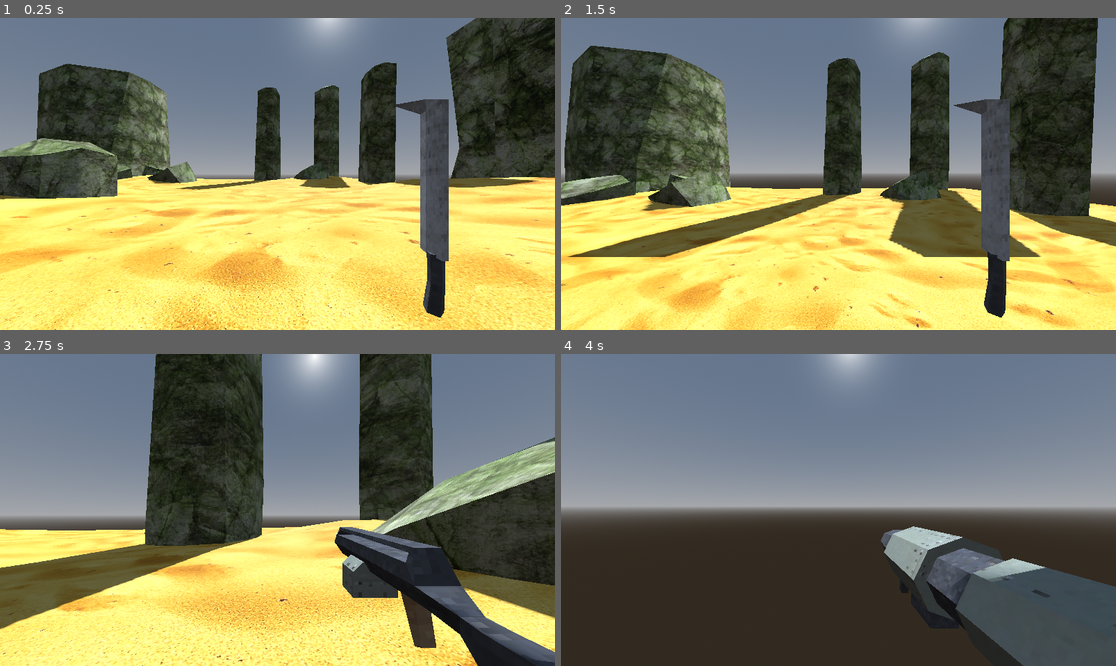
Above: before the commit, frames 1-4 (two rows, left to right).
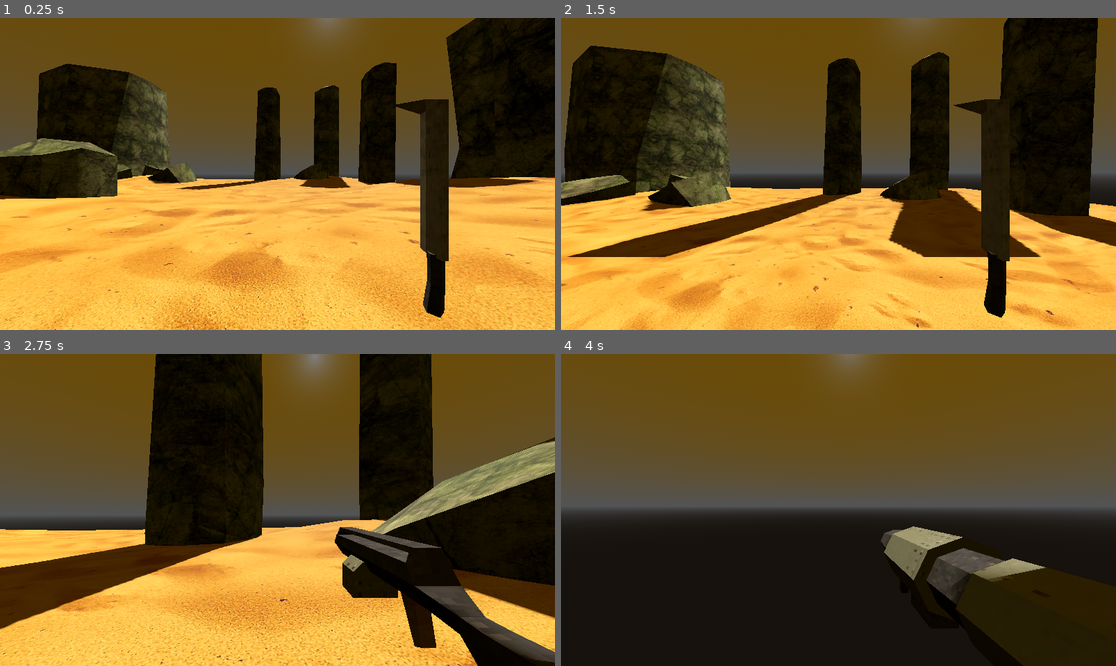
Above: after the commit, the same moments.

Repository: DavidWalshCode/Eldritch-Echoes
Game: Godot game, scene res://levels/level_2.tscn
Same seed, same stepped clock (60 frames per second), same inputs: the game is played once before the commit and once after it. This scene is started directly instead of the project's main scene.
Inputs (mouse positions are in pixels of both pictures, inside the frame that each line leads up to):
- Up to frame 1 (0.25 s): no input
- Up to frame 2 (1.5 s): tap Enter at 0.5 s; move the mouse to (866, 174) at 0.52 s; press the mouse at (866, 174) at 0.53 s; hold W (move_forwards) from 0.53 s (still down); tap Space (jump) at 0.77 s; move the mouse to (810, 174) at 1.27 s; release the mouse at (810, 174) at 1.28 s; tap 1 at 1.35 s
- Up to frame 3 (2.75 s): keep holding W (move_forwards); tap Space (jump) at 1.52 s; move the mouse to (288, 503) at 2.02 s; tap 2 at 2.1 s
- Up to frame 4 (4 s): keep holding W (move_forwards); move the mouse to (832, 516) at 2.77 s; tap 3 at 2.85 s; tap Space (jump) at 3.02, 3.77 s; move the mouse to (877, 513) at 3.52 s; tap 4 at 3.6 s

The runs differ from the first frame. In frame 1, 97% of the frame differs, in the area x 0-100%, y 0-100%; in frame 2, 97%; in frame 3, 96%; in frame 4, 100%.

Commit message:
Updating sky and light changes per level

Diff:
--- a/levels/level_2.tscn
+++ b/levels/level_2.tscn
@@ -7,12 +7,14 @@
 [ext_resource type="PackedScene" uid="uid://b3g4rtj8g2p3d" path="res://characters/player/player.tscn" id="5_i4pyy"]
 
 [sub_resource type="ProceduralSkyMaterial" id="ProceduralSkyMaterial_7yqkd"]
+sky_top_color = Color(0.835294, 0.584314, 0.0823529, 1)
 
 [sub_resource type="Sky" id="Sky_jumne"]
 sky_material = SubResource("ProceduralSkyMaterial_7yqkd")
 
 [sub_resource type="Environment" id="Environment_ublyh"]
 background_mode = 2
+background_energy_multiplier = 0.5
 sky = SubResource("Sky_jumne")
 
 [node name="Level2" type="Node3D"]
--- a/levels/level_3.tscn
+++ b/levels/level_3.tscn
@@ -87,6 +87,7 @@
 
 [node name="DirectionalLight3D" type="DirectionalLight3D" parent="WorldEnvironment"]
 transform = Transform3D(0.320788, 0.890807, -0.321805, -0.643235, 0.454288, 0.616337, 0.69523, 0.00928238, 0.718728, -44.8472, 52.7676, 97.6761)
+light_color = Color(0.733333, 0.34902, 0, 1)
 shadow_enabled = true
 
 [node name="Player" parent="." instance=ExtResource("5_vl5v1")]
--- a/levels/level_4.tscn
+++ b/levels/level_4.tscn
@@ -7,6 +7,8 @@
 [ext_resource type="PackedScene" uid="uid://b3g4rtj8g2p3d" path="res://characters/player/player.tscn" id="5_k32r6"]
 
 [sub_resource type="ProceduralSkyMaterial" id="ProceduralSkyMaterial_7yqkd"]
+sky_top_color = Color(0.568627, 0.156863, 0.0745098, 1)
+sky_horizon_color = Color(0.2, 0.0352941, 0.00392157, 1)
 
 [sub_resource type="Sky" id="Sky_jumne"]
 sky_material = SubResource("ProceduralSkyMaterial_7yqkd")
@@ -87,6 +89,7 @@
 
 [node name="DirectionalLight3D" type="DirectionalLight3D" parent="WorldEnvironment"]
 transform = Transform3D(0.320788, 0.890807, -0.321805, -0.643235, 0.454288, 0.616337, 0.69523, 0.00928238, 0.718728, -44.8472, 52.7676, 97.6761)
+light_color = Color(0.964706, 0, 0.133333, 1)
 shadow_enabled = true
 
 [node name="Player" parent="." instance=ExtResource("5_k32r6")]
--- a/levels/level_5.tscn
+++ b/levels/level_5.tscn
@@ -7,6 +7,9 @@
 [ext_resource type="PackedScene" uid="uid://b3g4rtj8g2p3d" path="res://characters/player/player.tscn" id="5_7igh4"]
 
 [sub_resource type="ProceduralSkyMaterial" id="ProceduralSkyMaterial_7yqkd"]
+sky_top_color = Color(0.905882, 0.317647, 0.901961, 1)
+sky_horizon_color = Color(0, 0, 0, 1)
+sky_curve = 1.883
 
 [sub_resource type="Sky" id="Sky_jumne"]
 sky_material = SubResource("ProceduralSkyMaterial_7yqkd")
